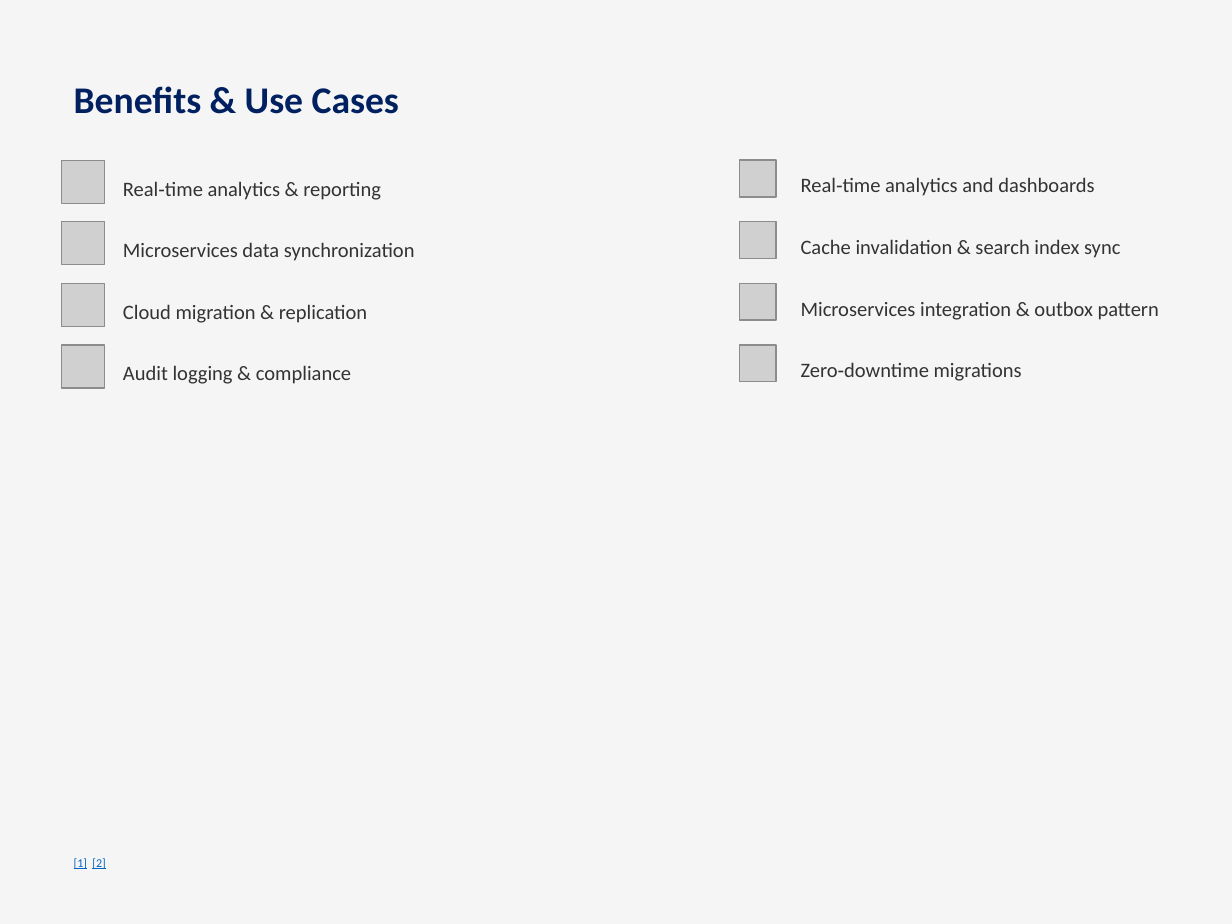
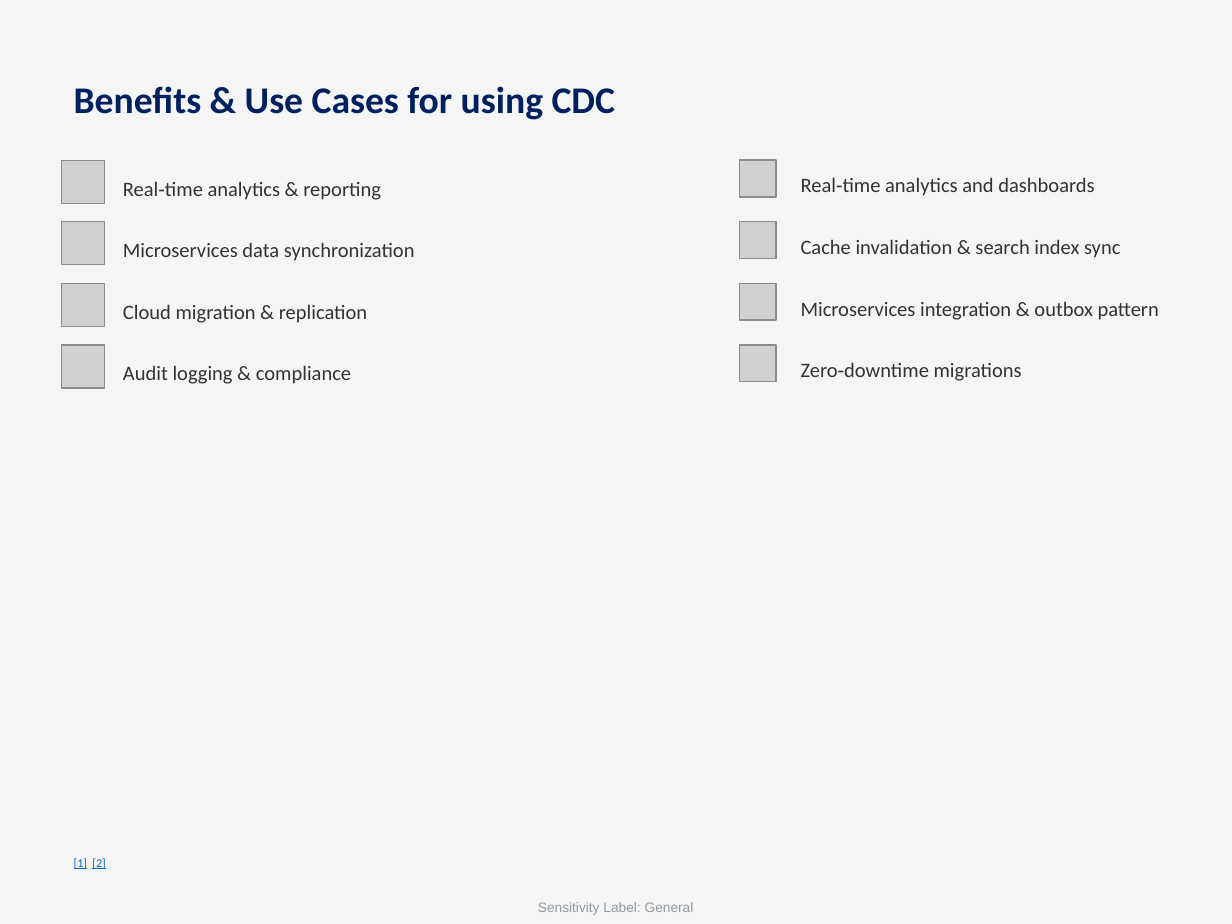
Before and after one commit to Icynima/Medallion-pipeline, a slide deck: slide 15 of Week_01/Day_04/Slides/Day_04_Slides.pptx (slide 9 before the commit). Drawn at 1232x924 pixels with LibreOffice and Linux fonts; fonts in the diff are those of the drawing; grey boxes stand for pictures. Boxes give left, top, right and bottom in pixels: in the first picture for what was removed or moved away, otherwise in the second. Text is boxed around its words. In the diff, an @@ line names an element or a change of style, - is before the commit and + after.

```diff
--- a/Week_01/Day_04/Slides/Day_04_Slides.pptx
+++ b/Week_01/Day_04/Slides/Day_04_Slides.pptx
@@ text at <box>74,86,615,120</box>: text changed @@
-Benefits & Use Cases
+Benefits & Use Cases for using CDC
@@ text added at <box>538,902,694,915</box>, 8 pt, text #2E404D at 50% opacity @@
+Sensitivity Label: General
```
Also in this commit, not shown: 35 other slides changed, 27 slides added, 3 slides removed, 8 other files.
